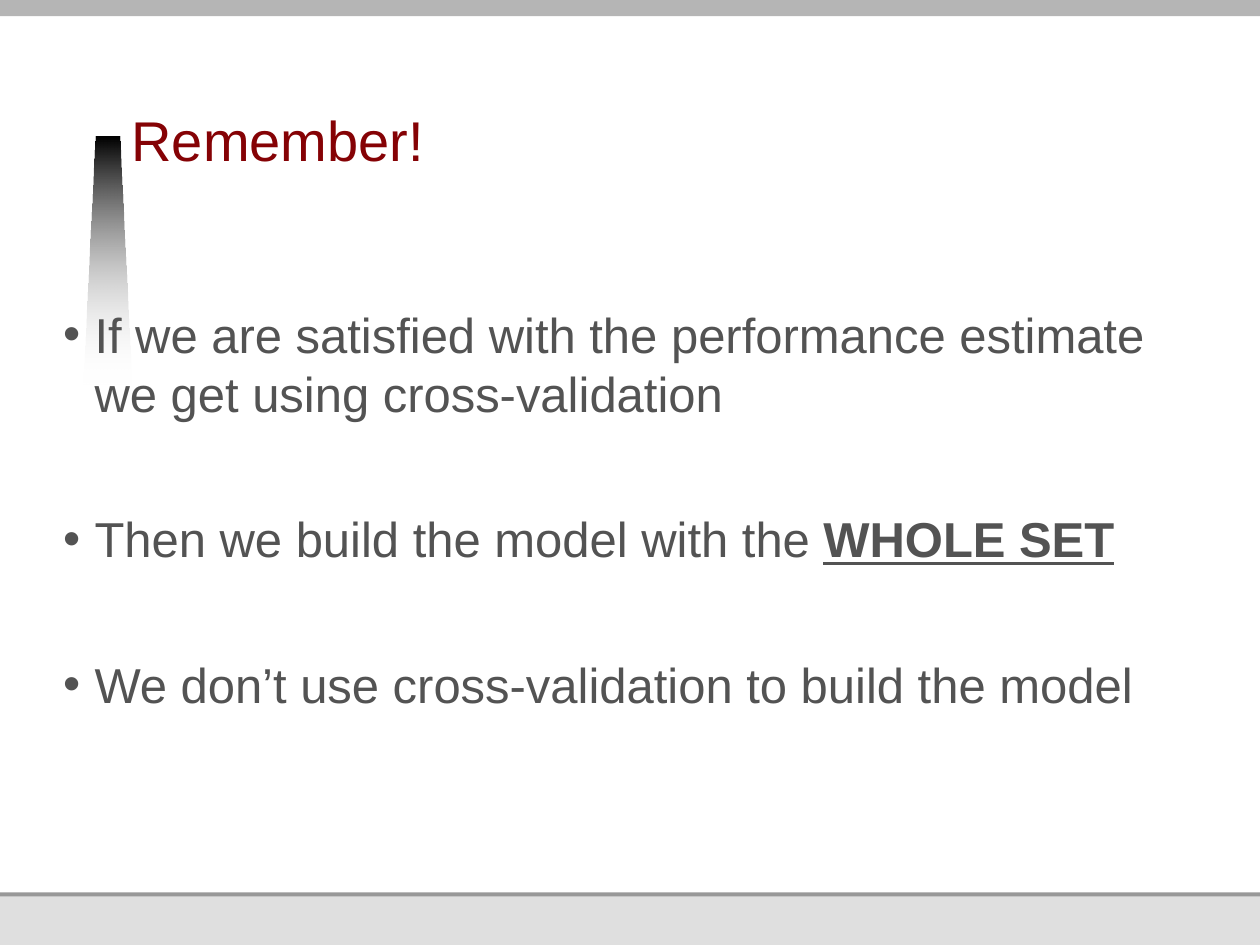
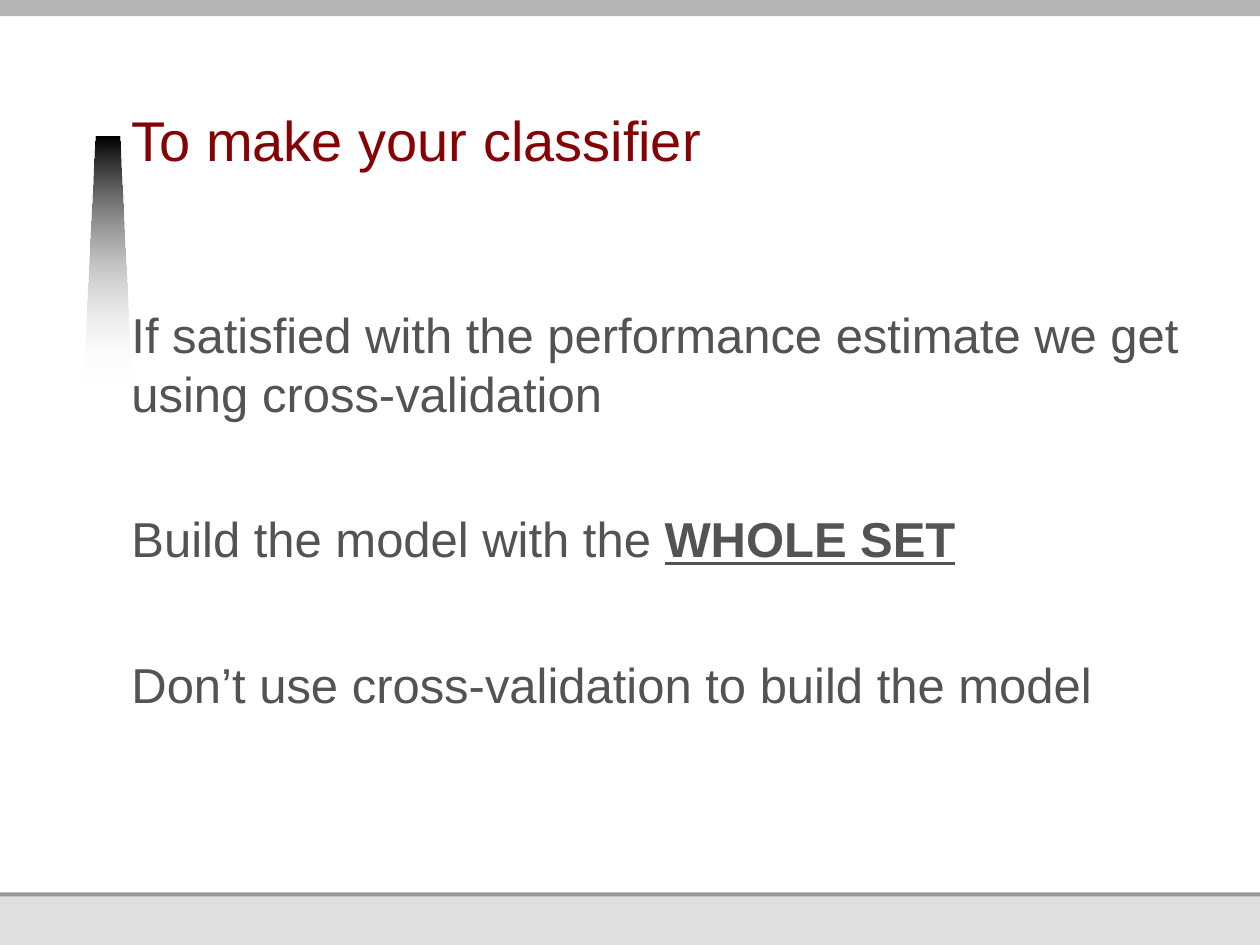
Before and after one commit to jmankoff/data, a slide deck: slide 37 of Lectures/10 Machine Learning II Training and Testing.pptx (slide 19 before the commit). Drawn at 1260x945 pixels with LibreOffice and Linux fonts; fonts in the diff are those of the drawing; background and template pictures are left out. Boxes give left, top, right and bottom in pixels: in the first picture for what was removed or moved away, otherwise in the second. Text is boxed around its words. In the diff, an @@ line names an element or a change of style, - is before the commit and + after.

```diff
--- a/Lectures/10 Machine Learning II Training and Testing.pptx
+++ b/Lectures/10 Machine Learning II Training and Testing.pptx
@@ title at <box>131,120,701,172</box>: text changed @@
-Remember!
+To make your classifier
@@ text at <box>131,317,1178,704</box>: text changed @@
-• If we are satisfied with the performance estimate we get using cross-validation
-• Then we build the model with the WHOLE SET
-• We don’t use cross-validation to build the model
+If satisfied with the performance estimate we get using cross-validation
+Build the model with the WHOLE SET
+Don’t use cross-validation to build the model
```
Also in this commit, not shown: 14 other slides changed, 24 slides added, 12 slides removed.
